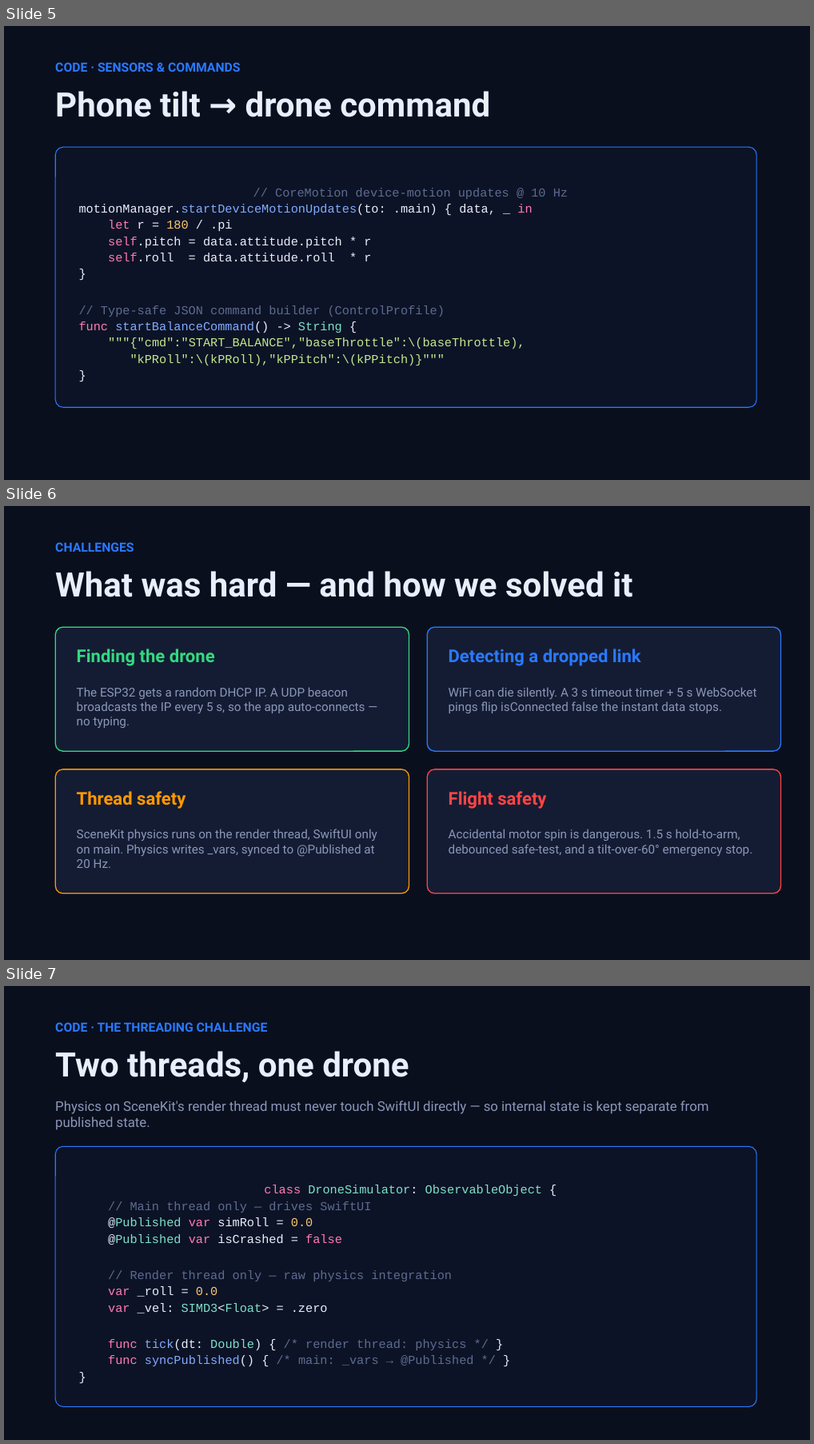
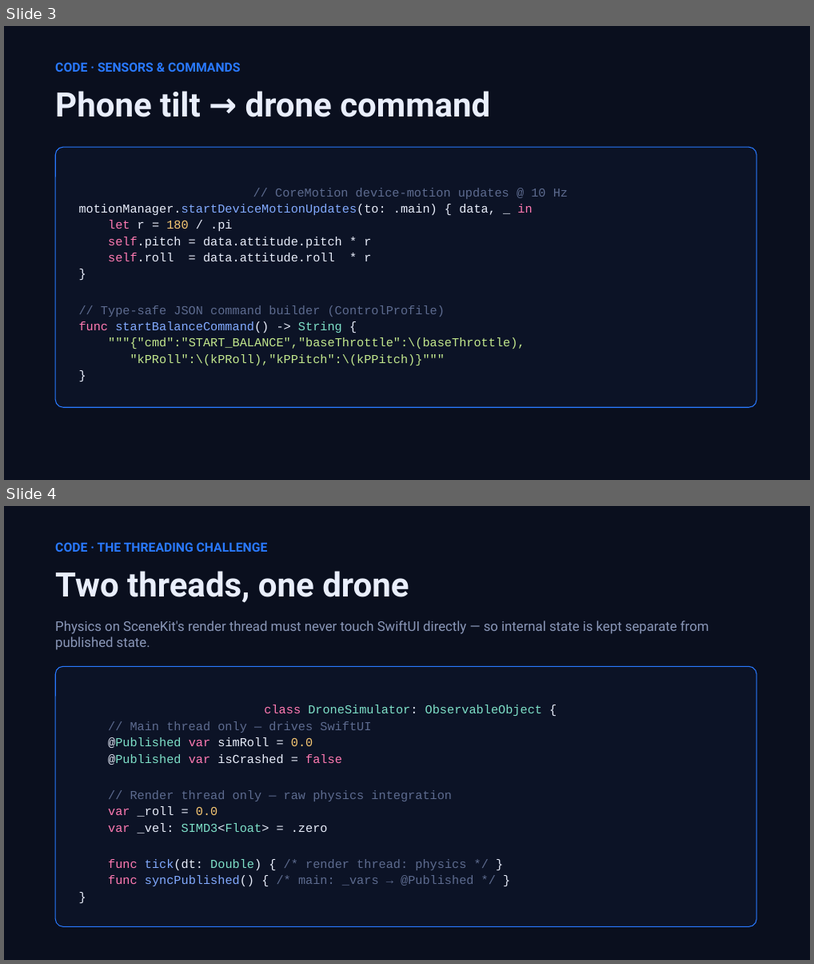
Before and after one commit to 2526-4ahitm-itp/2526-4ahitm-easypilot, a slide deck: docs/presentation-ios/EasyPilot-iOS-Overview.pptx. Shown one above the other, each under a label of ours: slides 5, 6 and 7 before the commit, slides 3 and 4 after it. The pictures are 814x1444 and 814x964 pixels, drawn with LibreOffice and Linux fonts; fonts in the diff are those of the drawing. Boxes give left, top, right and bottom in pixels: in the first picture for what was removed or moved away, otherwise in the second. Text is boxed around its words. In the diff, an @@ line names an element or a change of style, - is before the commit and + after.

```diff
--- a/docs/presentation-ios/EasyPilot-iOS-Overview.pptx
+++ b/docs/presentation-ios/EasyPilot-iOS-Overview.pptx
@@ slide 6 removed at box(4, 506, 810, 960), background #FFFFFF @@
@@ rectangle removed at box(4, 506, 810, 960) @@
@@ text removed at box(55, 542, 134, 552) @@
-CHALLENGES
@@ text removed at box(55, 571, 633, 597) @@
-What was hard — and how we solved it
@@ rounded rectangle removed at box(55, 627, 410, 751) @@
@@ text removed at box(77, 648, 215, 666) @@
-Finding the drone
@@ rounded rectangle removed at box(427, 627, 782, 751) @@
@@ text removed at box(449, 648, 642, 666) @@
-Detecting a dropped link
@@ text removed at box(77, 687, 366, 728) @@
-The ESP32 gets a random DHCP IP. A UDP beacon broadcasts the IP every 5 s, so the app auto-connects — no typing.
@@ text removed at box(449, 687, 757, 713) @@
-WiFi can die silently. A 3 s timeout timer + 5 s WebSocket pings flip isConnected false the instant data stops.
@@ rounded rectangle removed at box(55, 769, 410, 893) @@
@@ rounded rectangle removed at box(427, 769, 782, 893) @@
@@ text removed at box(77, 791, 186, 808) @@
-Thread safety
@@ text removed at box(449, 791, 546, 808) @@
-Flight safety
@@ text removed at box(77, 828, 378, 868) @@
-SceneKit physics runs on the render thread, SwiftUI only on main. Physics writes _vars, synced to @Published at 20 Hz.
@@ text removed at box(449, 828, 753, 856) @@
-Accidental motor spin is dangerous. 1.5 s hold-to-arm, debounced safe-test, and a tilt-over-60° emergency stop.
@@ what was slide 5 is now slide 3 @@
@@ what was slide 7 is now slide 4 @@
```
Also in this commit, not shown: 2 other slides removed, 9 other files.
